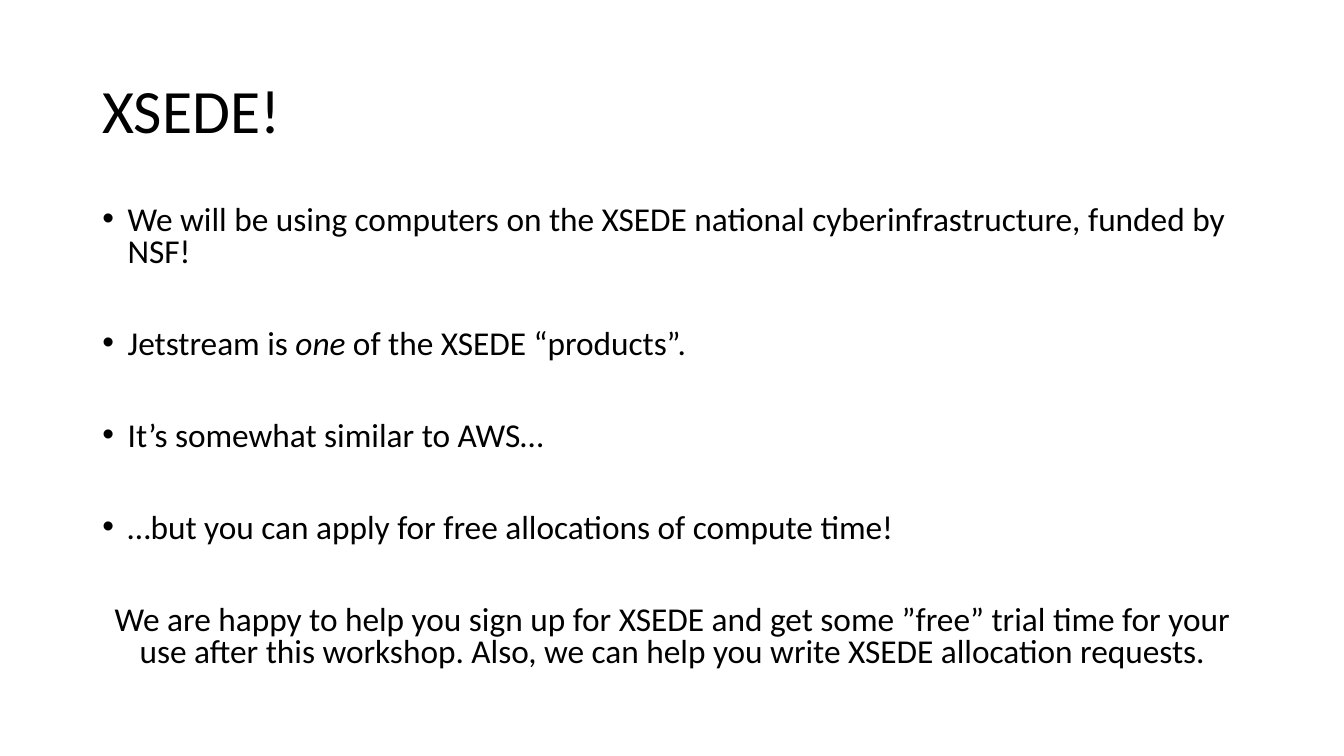
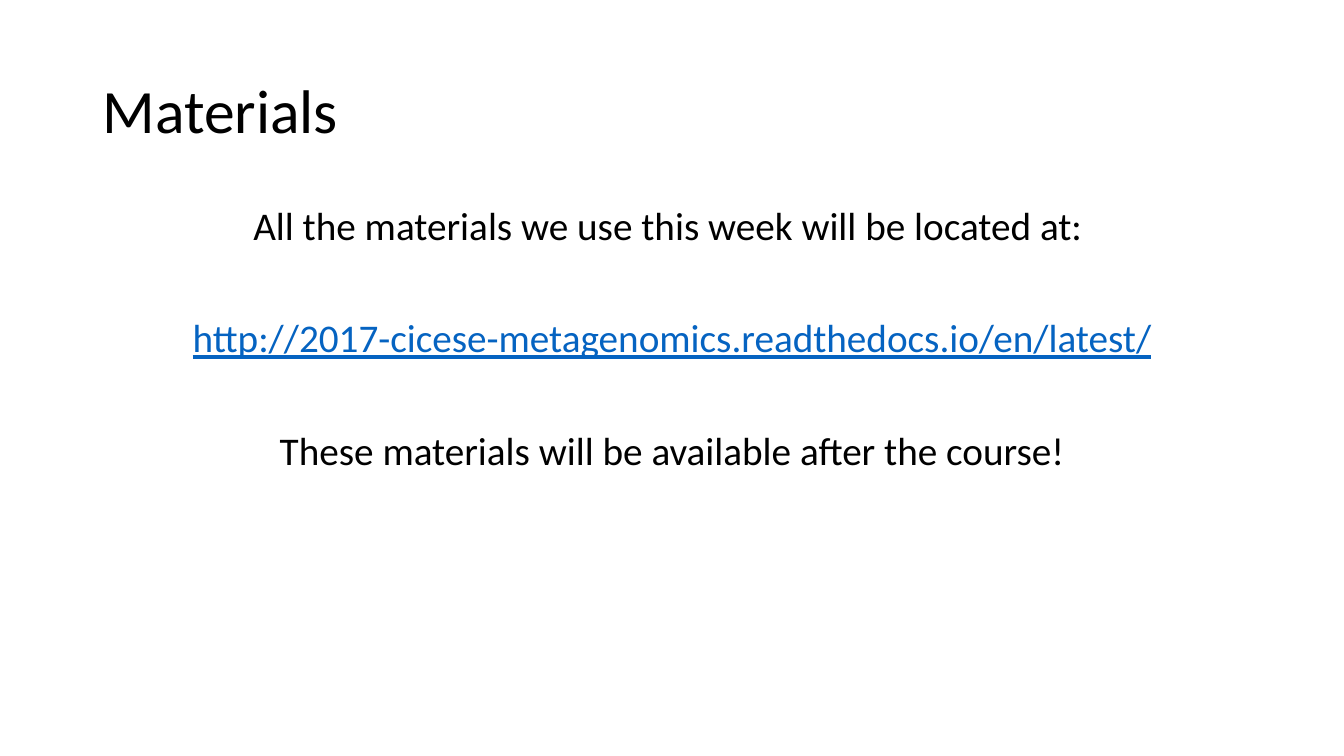
Before and after one commit to ngs-docs/2017-cicese-metagenomics, a slide deck: slide 4 of welcome.pptx (slide 5 before the commit). Drawn at 1344x756 pixels with LibreOffice and Linux fonts; fonts in the diff are those of the drawing. Boxes give left, top, right and bottom in pixels: in the first picture for what was removed or moved away, otherwise in the second. Text is boxed around its words. In the diff, an @@ line names an element or a change of style, - is before the commit and + after.

```diff
--- a/welcome.pptx
+++ b/welcome.pptx
@@ title at (102, 90, 337, 134): text changed @@
-XSEDE!
+Materials
@@ text at (193, 212, 1152, 466): text changed; size 23.8 to 28 pt @@
-• We will be using computers on the XSEDE national cyberinfrastructure, funded by NSF!
-• Jetstream is one of the XSEDE “products”.
-• It’s somewhat similar to AWS…
-• …but you can apply for free allocations of compute time!
-We are happy to help you sign up for XSEDE and get some ”free” trial time for your use after this workshop. Also, we can help you write XSEDE allocation requests.
+All the materials we use this week will be located at:
+http://2017-cicese-metagenomics.readthedocs.io/en/latest/
+These materials will be available after the course!
```
Also in this commit, not shown: 4 other files.
